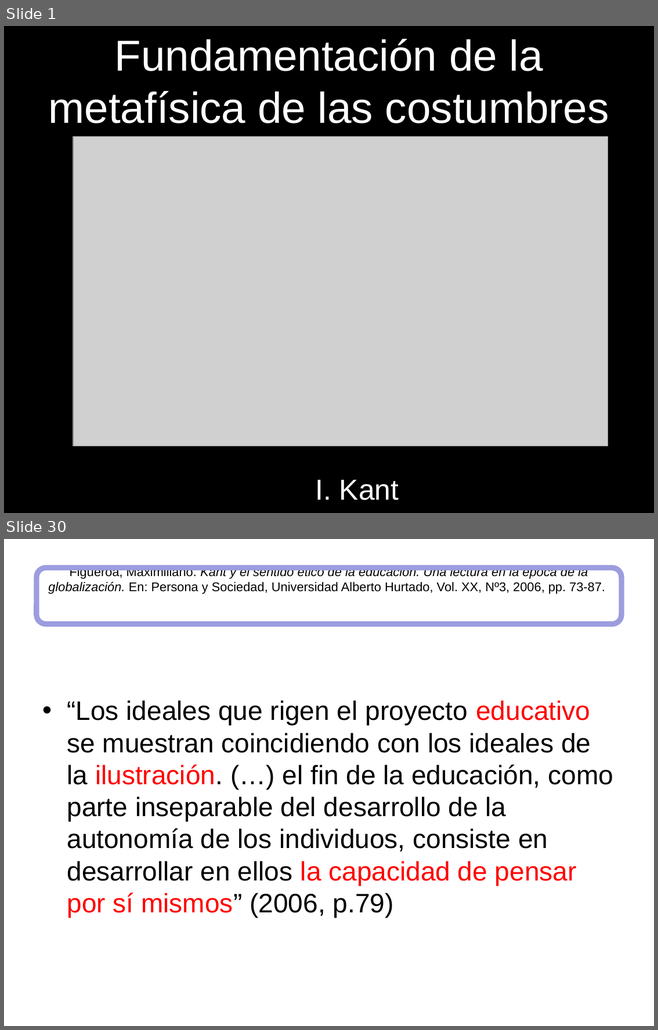
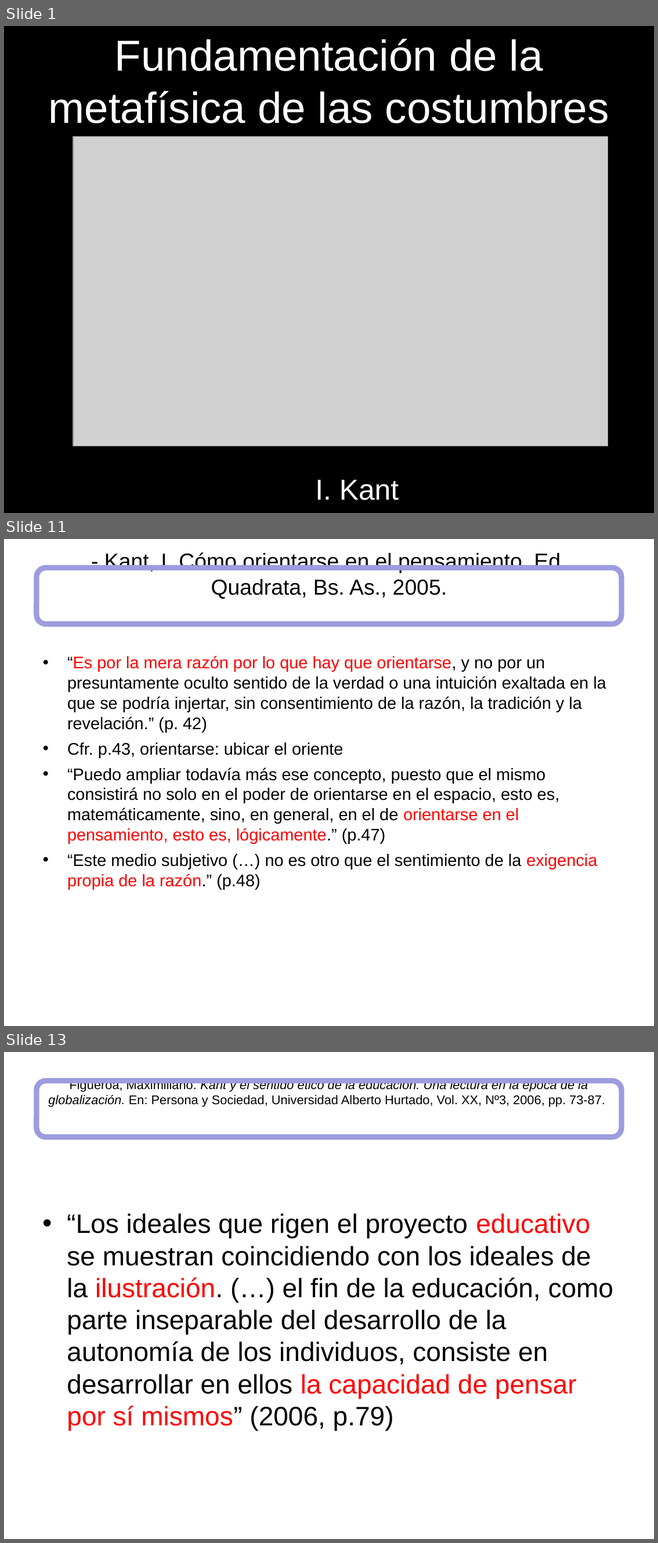
Before and after one commit to zaboltar/zaboltar.github.io, a slide deck: assets uarm/2023 1 UarmPCrit/kant fmc.ppt. Shown one above the other, each under a label of ours: slides 1 and 30 before the commit, slides 1, 11 and 13 after it; the slides between them are not shown. The pictures are 658x1030 and 658x1543 pixels, drawn with LibreOffice and Linux fonts; fonts in the diff are those of the drawing; grey boxes stand for pictures. Boxes give left, top, right and bottom in pixels: in the first picture for what was removed or moved away, otherwise in the second. Text is boxed around its words. In the diff, an @@ line names an element or a change of style, - is before the commit and + after.

```diff
--- a/assets uarm/2023 1 UarmPCrit/kant fmc.ppt
+++ b/assets uarm/2023 1 UarmPCrit/kant fmc.ppt
@@ slide 11 added at [4, 539, 654, 1026], background #FFFFFF @@
@@ title added at [104, 552, 566, 599], 24 pt, text #000000 @@
+- Kant, I. Cómo orientarse en el pensamiento. Ed. Quadrata, Bs. As., 2005.
@@ rounded rectangle added at [36, 567, 621, 624], outline #9C9CDF 6.01 pt @@
@@ text added at [67, 656, 605, 889], 18.6 pt, text #000000 @@
+• “Es por la mera razón por lo que hay que orientarse, y no por un presuntamente oculto sentido de la verdad o una intuición exaltada en la que se podría injertar, sin consentimiento de la razón, la tradición y la revelación.” (p. 42)
+• Cfr. p.43, orientarse: ubicar el oriente
+• “Puedo ampliar todavía más ese concepto, puesto que el mismo consistirá no solo en el poder de orientarse en el espacio, esto es, matemáticamente, sino, en general, en el de orientarse en el pensamiento, esto es, lógicamente.” (p.47)
+• “Este medio subjetivo (…) no es otro que el sentimiento de la exigencia propia de la razón.” (p.48)
@@ what was slide 30 is now slide 13 @@
```
Also in this commit, not shown: 7 slides changed, 9 other slides added, 2 slides removed, 26 other files.
